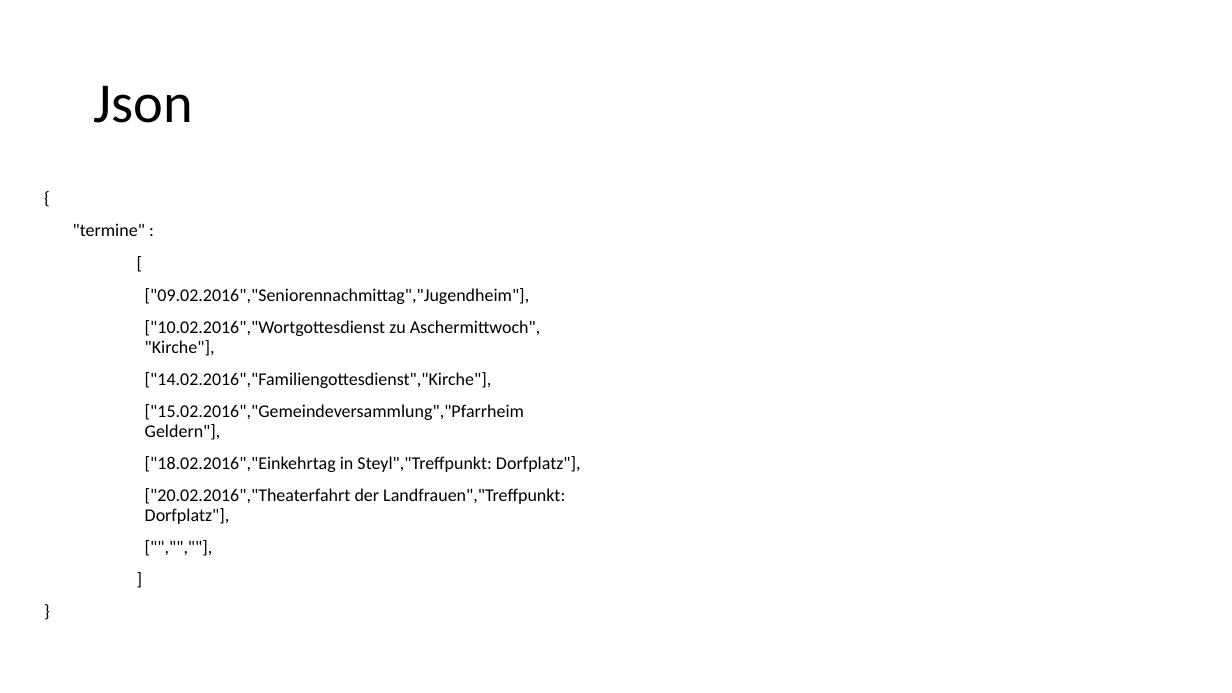
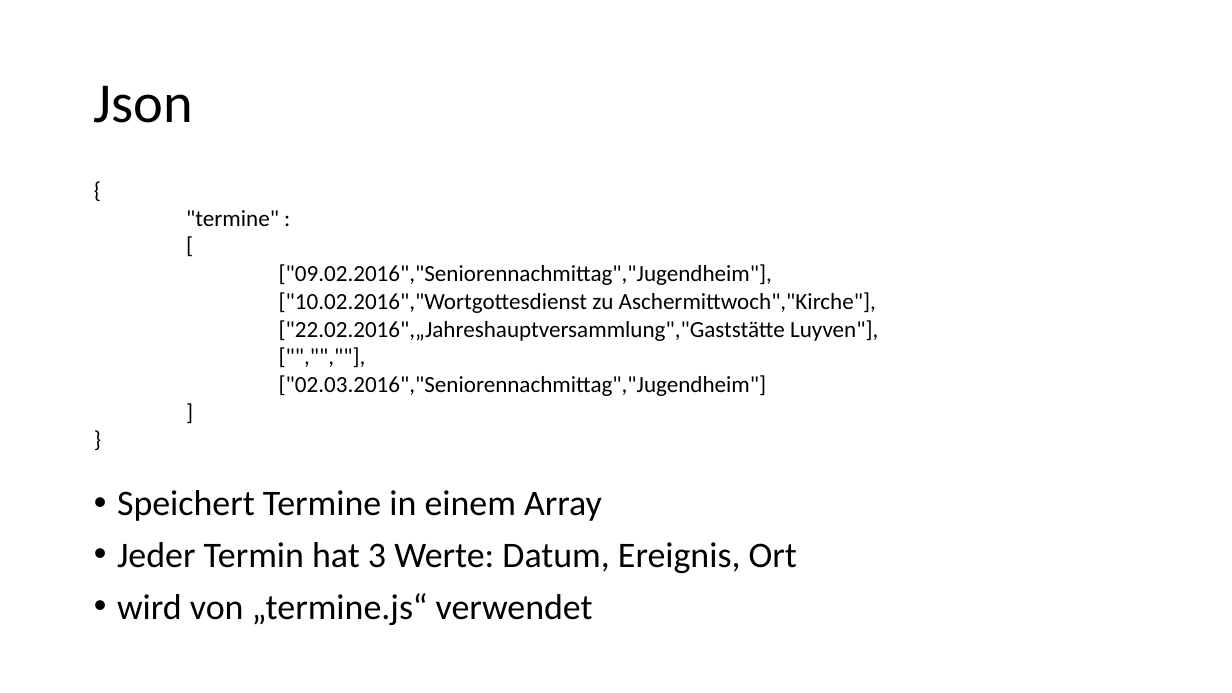
Before and after one commit to Ikeaner/WebtechProjekt, a slide deck: slide 9 of Abschlusspräsentation.pptx. Drawn at 1232x693 pixels with LibreOffice and Linux fonts; fonts in the diff are those of the drawing. Boxes give left, top, right and bottom in pixels: in the first picture for what was removed or moved away, otherwise in the second. Text is boxed around its words. In the diff, an @@ line names an element or a change of style, - is before the commit and + after.

```diff
--- a/Abschlusspräsentation.pptx
+++ b/Abschlusspräsentation.pptx
@@ text removed at (x1=73, y1=223, x2=581, y2=524) @@
-{
-"termine" :
-[
-["09.02.2016","Seniorennachmittag","Jugendheim"],
-["10.02.2016","Wortgottesdienst zu Aschermittwoch", "Kirche"],
-["14.02.2016","Familiengottesdienst","Kirche"],
-["15.02.2016","Gemeindeversammlung","Pfarrheim Geldern"],
-["18.02.2016","Einkehrtag in Steyl","Treffpunkt: Dorfplatz"],
-["20.02.2016","Theaterfahrt der Landfrauen","Treffpunkt: Dorfplatz"],
-["","",""],
-]
-}
@@ text added at (x1=186, y1=210, x2=878, y2=396), 18 pt, text #000000 @@
+{
+"termine" :
+[
+["09.02.2016","Seniorennachmittag","Jugendheim"],
+["10.02.2016","Wortgottesdienst zu Aschermittwoch","Kirche"],
+["22.02.2016",„Jahreshauptversammlung","Gaststätte Luyven"],
+["","",""],
+["02.03.2016","Seniorennachmittag","Jugendheim"]
+]
+}
@@ text added at (x1=117, y1=490, x2=797, y2=625), 28 pt, text #000000 @@
+• Speichert Termine in einem Array
+• Jeder Termin hat 3 Werte: Datum, Ereignis, Ort
+• wird von „termine.js“ verwendet
```
Also in this commit, not shown: 2 other slides changed, 2 slides added, 1 slide removed, 1 other file.
